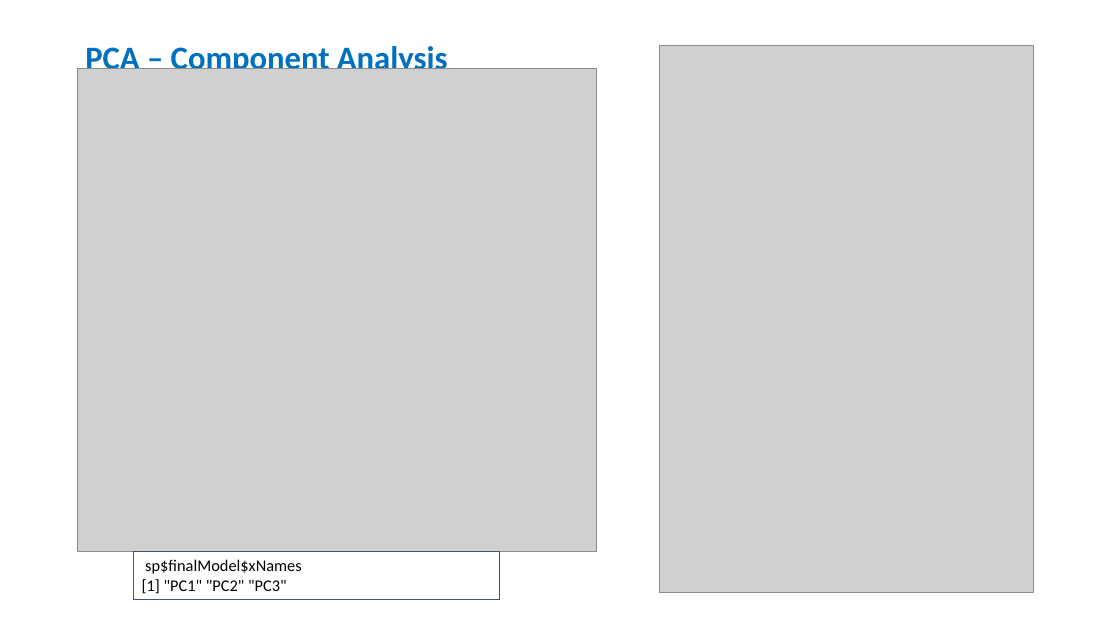
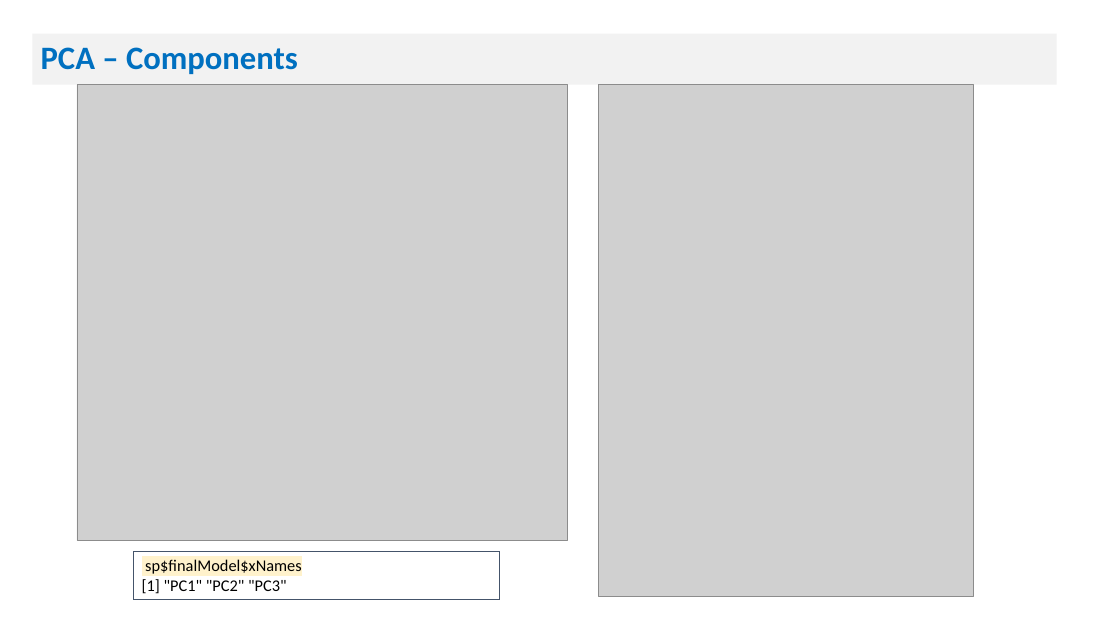
Before and after one commit to manasagodkhindi/AmesHousingPrediction, a slide deck: slide 19 of HousingPricesPresentations.pptx (slide 20 before the commit). Drawn at 1120x630 pixels with LibreOffice and Linux fonts; fonts in the diff are those of the drawing; grey boxes stand for pictures. Boxes give left, top, right and bottom in pixels: in the first picture for what was removed or moved away, otherwise in the second. Text is boxed around its words. In the diff, an @@ line names an element or a change of style, - is before the commit and + after.

```diff
--- a/HousingPricesPresentations.pptx
+++ b/HousingPricesPresentations.pptx
@@ title "PCA – Components": place and size @@
-title "PCA – Components" at box(85, 43, 448, 69)
+title "PCA – Components" at box(32, 34, 1057, 85)
@@ title "PCA – Components" at box(32, 34, 1057, 85): fill none to #F2F2F2 @@
@@ title at box(41, 47, 298, 74): text changed @@
-PCA – Component Analysis
+PCA – Components
@@ picture: place and size @@
-picture at box(77, 68, 597, 551)
+picture at box(77, 85, 568, 541)
@@ picture: place and size @@
-picture at box(660, 45, 1034, 592)
+picture at box(599, 85, 974, 597)
@@ text in rectangle at box(145, 559, 302, 574): highlight none to #FFF2CC in "sp$finalModel$xNames" @@
```
Also in this commit, not shown: 19 other slides changed, 2 slides added, 2 slides removed.
